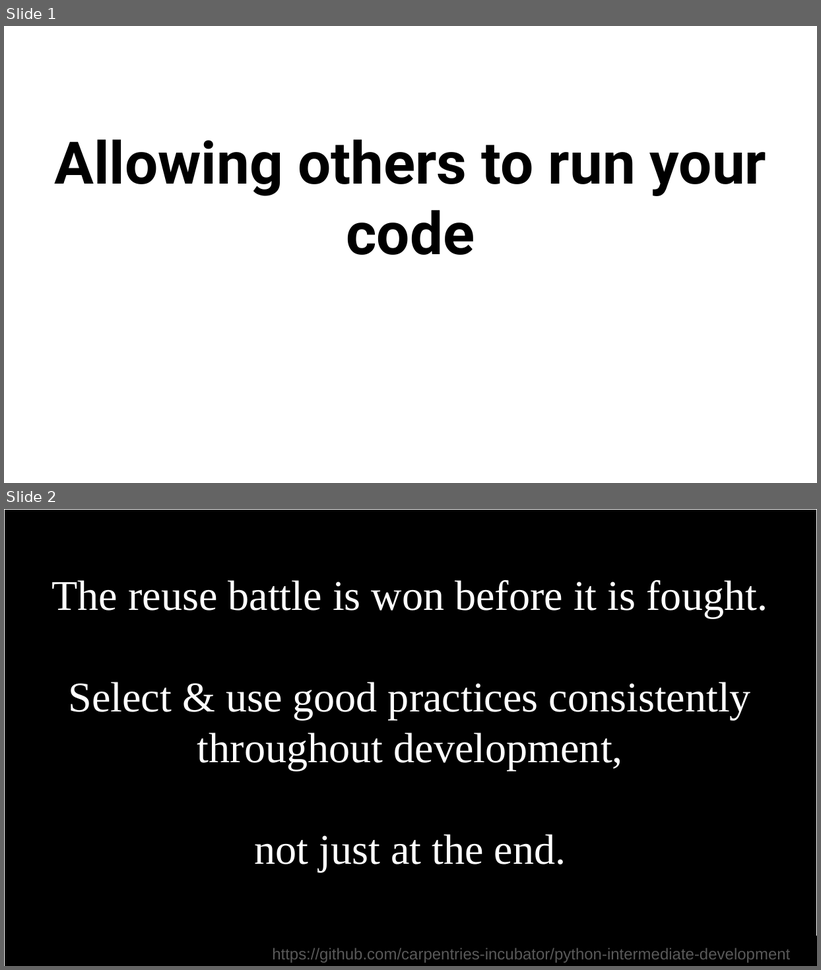
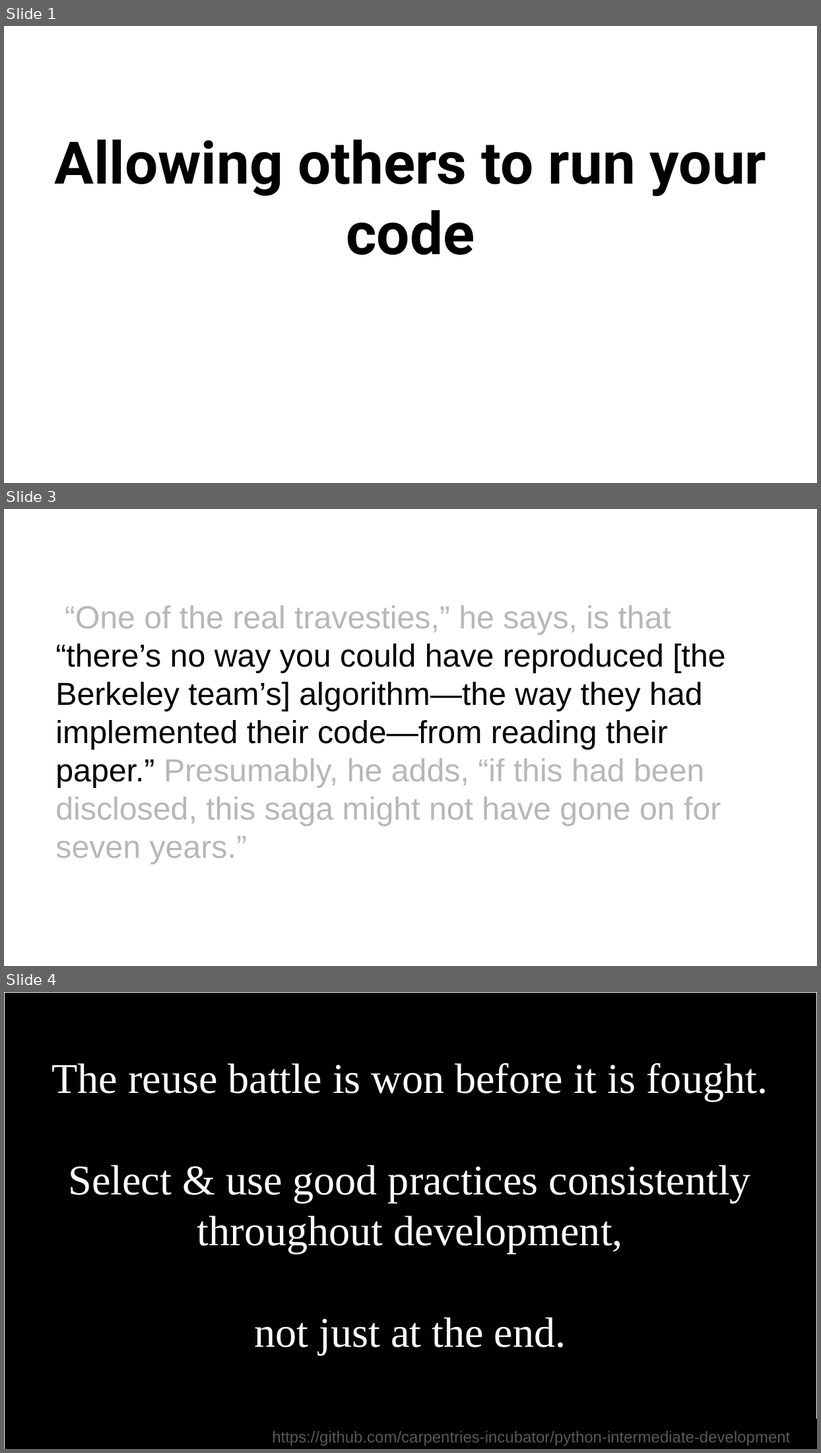
Before and after one commit to RSE-NI/qub-eeecs-python, a slide deck: 13_Allowing others to run your code.pptx. Shown one above the other, each under a label of ours: slides 1 and 2 before the commit, slides 1, 3 and 4 after it; the slides between them are not shown. The pictures are 821x970 and 821x1453 pixels, drawn with LibreOffice and Linux fonts; fonts in the diff are those of the drawing. Boxes give left, top, right and bottom in pixels: in the first picture for what was removed or moved away, otherwise in the second. Text is boxed around its words. In the diff, an @@ line names an element or a change of style, - is before the commit and + after.

```diff
--- a/13_Allowing others to run your code.pptx
+++ b/13_Allowing others to run your code.pptx
@@ slide 3 added at box(4, 509, 817, 966), background #FFFFFF @@
@@ title added at box(55, 605, 725, 865), 28.2 pt, text #B7B7B7 @@
+“One of the real travesties,” he says, is that “there’s no way you could have reproduced [the Berkeley team’s] algorithm—the way they had implemented their code—from reading their paper.” Presumably, he adds, “if this had been disclosed, this saga might not have gone on for seven years.”
@@ what was slide 2 is now slide 4 @@
```
Also in this commit, not shown: 7 other slides added, 6 other files.
